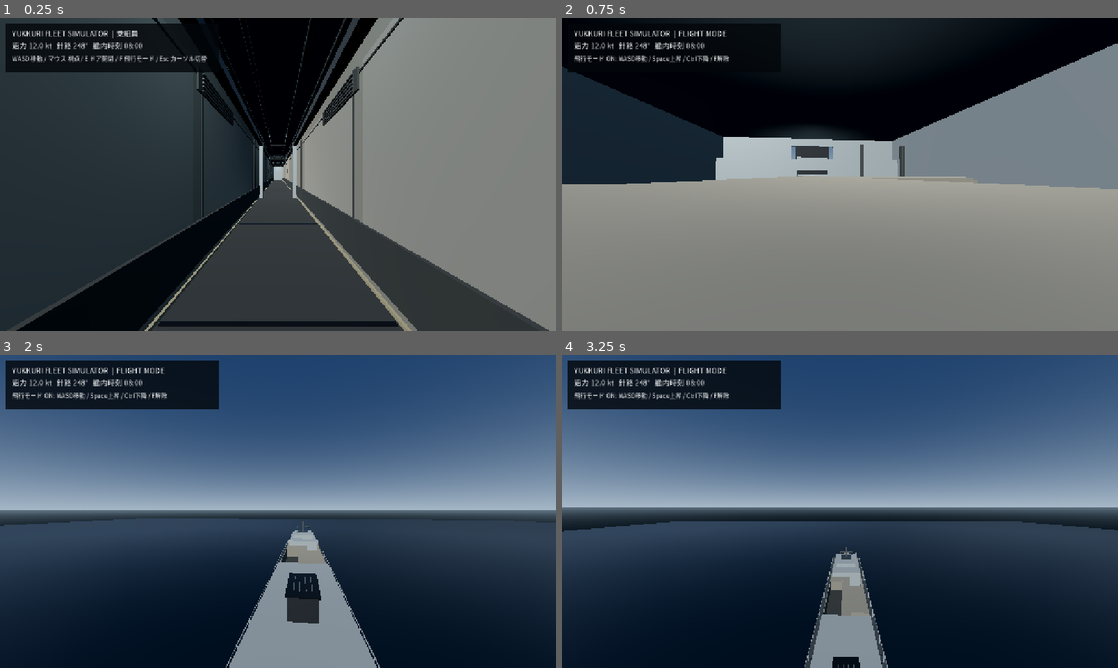
Above: before the commit, frames 1-4 (two rows, left to right).
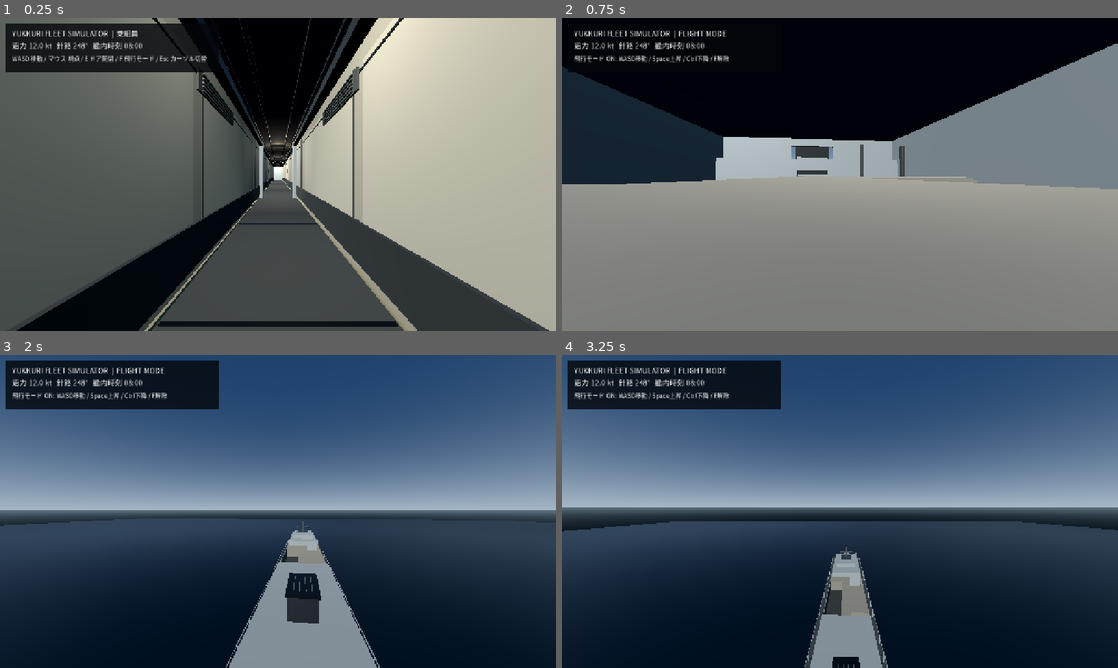
Above: after the commit, the same moments.

Repository: YukkuriP/Yukkuri-FPS-3
Game: Godot game, scene res://scenes/main.tscn
The game is run twice, just before and just after one commit, with the same random seed, the same clock (stepped at 60 frames per second) and the same inputs.
Inputs (mouse positions are in pixels of both pictures, inside the frame that each line leads up to):
- Up to frame 1 (0.25 s): no input
- Up to frame 2 (0.75 s): tap Enter at 0.5 s; move the mouse to (867, 174) at 0.52 s; hold Space (fleet_fly_up) from 0.53 s (still down); hold F (fleet_fly_toggle) from 0.53 s (still down); click (867, 174) at 0.67 s
- Up to frame 3 (2 s): keep holding Space (fleet_fly_up); move the mouse to (250, 511) at 1.27 s; release F (fleet_fly_toggle) at 1.28 s; tap E (fleet_interact) at 1.35 s
- Up to frame 4 (3.25 s): keep holding Space (fleet_fly_up); move the mouse to (851, 505) at 2.02 s; tap 1 at 2.1 s; move the mouse to (834, 517) at 2.77 s; tap 2 at 2.85 s; click (834, 517) at 2.92 s

The runs differ from the first frame. In frame 1, 61% of the frame differs, in the area x 0-100%, y 0-100%; in frame 2, 4.2%; in frame 3, less than 0.1%; in frame 4, less than 0.1%.

Commit message:
Use warm practical compartment lighting and explicit hinged-door naming

Diff:
--- a/scripts/deck_plan.gd
+++ b/scripts/deck_plan.gd
@@ -295,9 +295,10 @@
 		_box(self, "Ceiling light housing", Vector3(0, DECK_Y + WALL_H - 0.12, float(z)), Vector3(1.1, 0.12, 0.32), dark_mat)
 		var light := OmniLight3D.new()
 		light.position = Vector3(0, DECK_Y + WALL_H - 0.35, float(z))
-		light.light_color = Color(0.68, 0.82, 0.9)
-		light.light_energy = 0.35
-		light.omni_range = 5.5
+		light.light_color = Color(0.86, 0.82, 0.72)
+		light.light_energy = 0.85
+		light.omni_range = 8.0
+		light.shadow_enabled = true
 		add_child(light)
 	for side in [-1.0, 1.0]:
 		_box(self, "Emergency guidance strip", Vector3(side * 1.22, DECK_Y + 0.08, 2), Vector3(0.035, 0.04, 72), light_mat)
